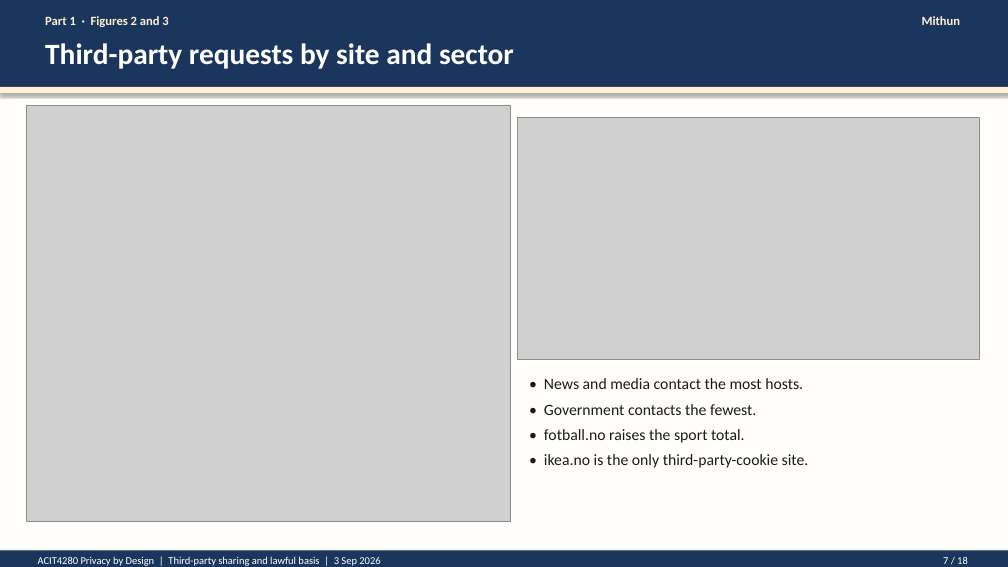
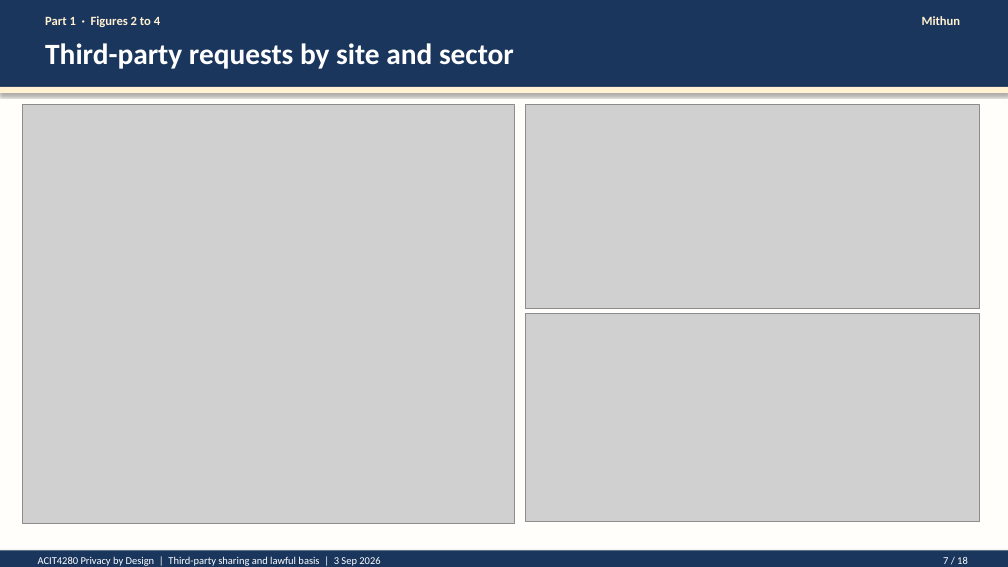
Before and after one commit to kasa031/Bacheloroppgave, a slide deck: slide 7 of ACIT4280_1A_presentation.pptx. Drawn at 1008x567 pixels with LibreOffice and Linux fonts; fonts in the diff are those of the drawing; grey boxes stand for pictures. Boxes give left, top, right and bottom in pixels: in the first picture for what was removed or moved away, otherwise in the second. Text is boxed around its words. In the diff, an @@ line names an element or a change of style, - is before the commit and + after.

```diff
--- a/ACIT4280_1A_presentation.pptx
+++ b/ACIT4280_1A_presentation.pptx
@@ text at bbox=[45, 16, 160, 27]: text changed @@
-Part 1 · Figures 2 and 3
+Part 1 · Figures 2 to 4
@@ picture: place and size @@
-picture at bbox=[26, 106, 510, 522]
+picture at bbox=[23, 104, 514, 524]
@@ picture: place and size @@
-picture at bbox=[518, 117, 979, 359]
+picture at bbox=[526, 104, 979, 309]
@@ picture added at bbox=[526, 314, 979, 522] @@
@@ text removed at bbox=[544, 378, 809, 468] @@
-• News and media contact the most hosts.
-• Government contacts the fewest.
-• fotball.no raises the sport total.
-• ikea.no is the only third-party-cookie site.
```
Also in this commit, not shown: 1 other slide changed, 13 other files.
